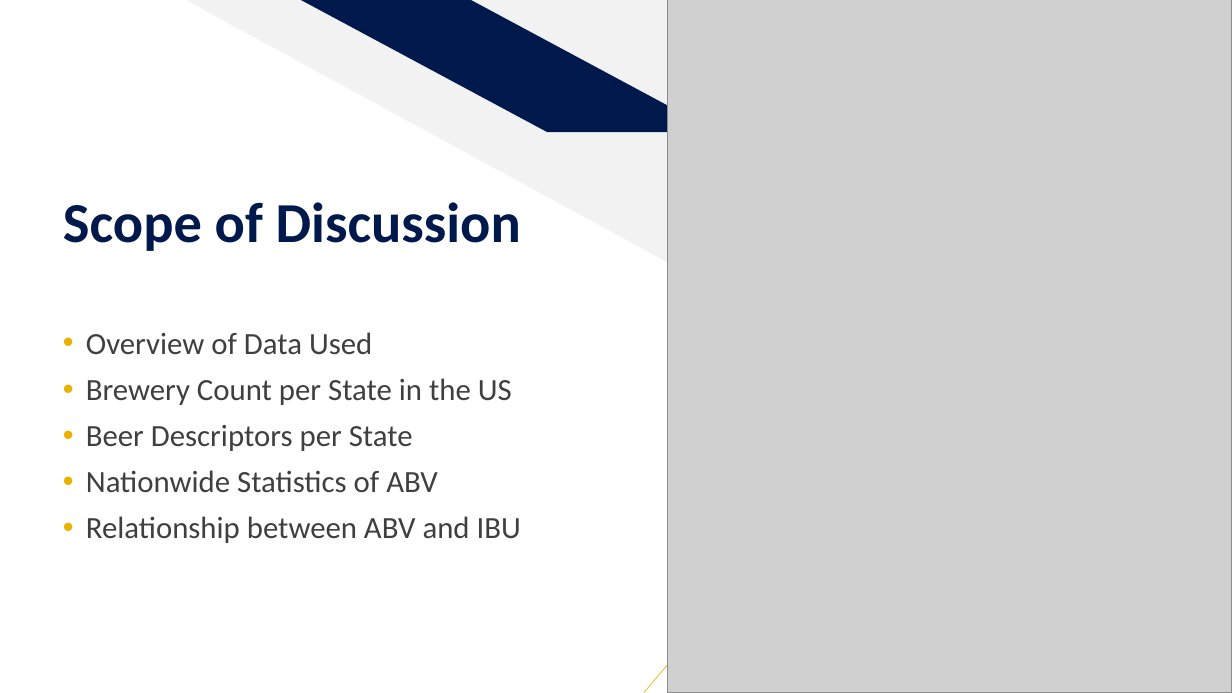
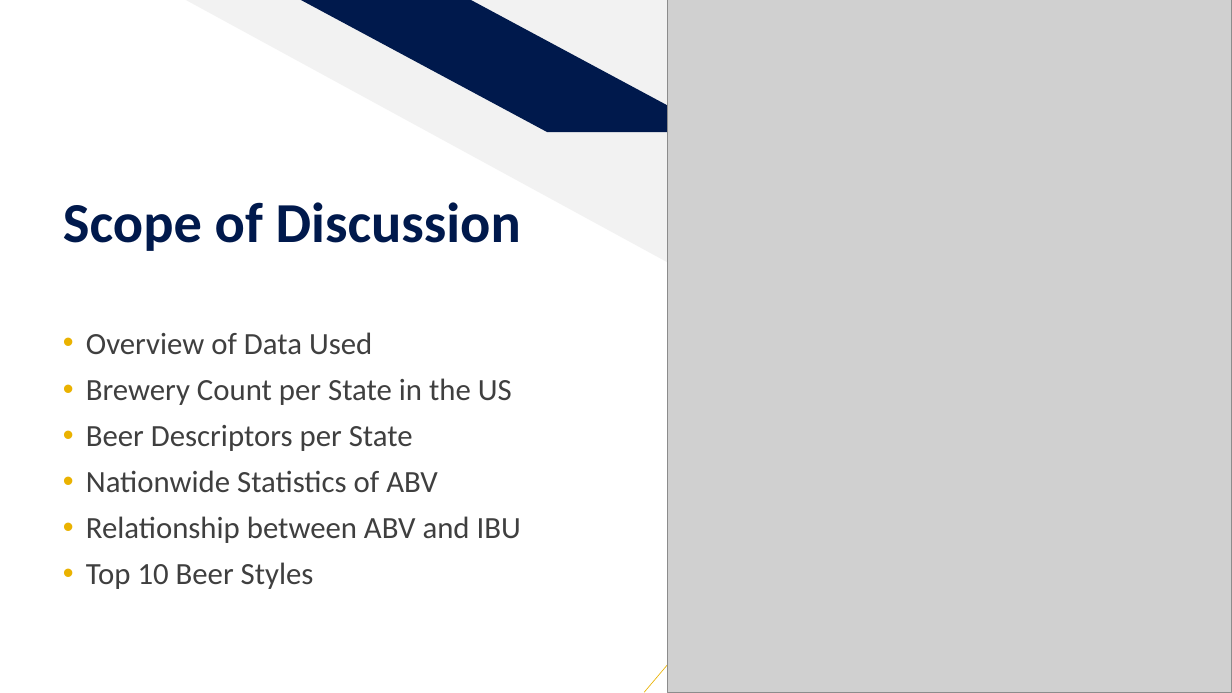
Before and after one commit to shankel3443/2017-Beer-Brewery-Investigation-in-the-US, a slide deck: slide 2 of Duy & Garrett - Case Study 1.pptx. Drawn at 1232x693 pixels with LibreOffice and Linux fonts; fonts in the diff are those of the drawing; grey boxes stand for pictures. Boxes give left, top, right and bottom in pixels: in the first picture for what was removed or moved away, otherwise in the second. Text is boxed around its words. In the diff, an @@ line names an element or a change of style, - is before the commit and + after.

```diff
--- a/Duy & Garrett - Case Study 1.pptx
+++ b/Duy & Garrett - Case Study 1.pptx
@@ text at [86,562,314,589]: paragraph added @@
+• Top 10 Beer Styles
```
Also in this commit, not shown: 1 other slide changed, 1 other file.
